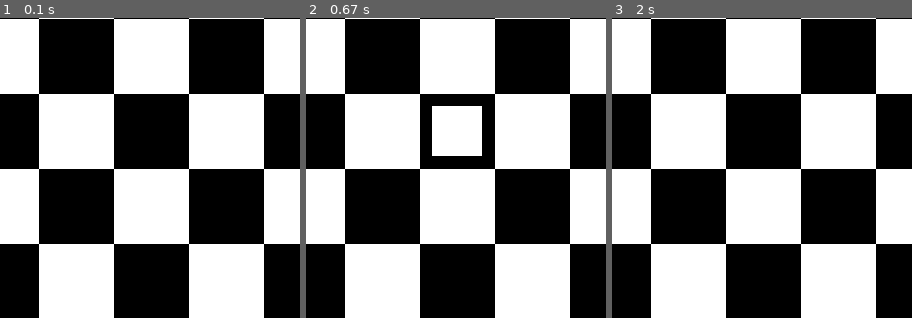
Above: before the commit, frames 1-3 (left to right).
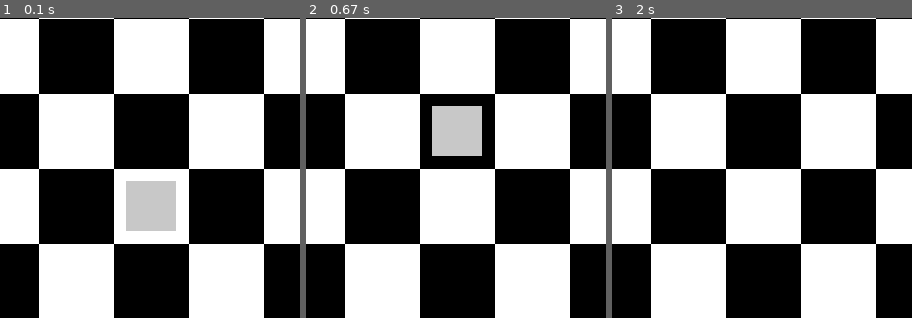
Above: after the commit, the same moments.

Repository: deanmacdonald/chess
Game: pygame game, started from main.py
Same seed, same stepped clock (60 frames per second), same inputs: the game is played once before the commit and once after it.
Inputs:
- Up to frame 1 (0.1 s): no input
- Up to frame 2 (0.67 s): tap Space at 0.33 s
- Up to frame 3 (2 s): tap Space at 0.73, 1.03 s
The pictures show only the part of the screen within x 31-81%, y 50-100%; the shares and areas given below are measured in that part.

The runs differ from the first frame. In frame 1, 2.8% of the frame differs, in the area x 42-59%, y 54-71%; in frame 2, 2.8%; in frame 3, nothing differs.

Commit message:
Initial commit of chess_app

Diff:
--- a/game.py
+++ b/game.py
@@ -1,11 +1,18 @@
 import pygame
 import random
+import os
+from dotenv import load_dotenv
+
+# Load environment variables
+load_dotenv()
+print(os.getenv("XDG_RUNTIME_DIR"))
 
 # Initialize Pygame
 pygame.init()
 
 # Constants
 WIDTH, HEIGHT = 600, 600
+SQUARE_SIZE = WIDTH // 8
 WHITE = (255, 255, 255)
 BLACK = (0, 0, 0)
 
@@ -13,11 +20,11 @@
 screen = pygame.display.set_mode((WIDTH, HEIGHT))
 pygame.display.set_caption("Chess Game")
 
-# Load Assets (Replace with your actual piece images)
+# Load Assets (Placeholder: Replace with actual piece images)
 pawn_img = pygame.Surface((50, 50))
-pawn_img.fill(WHITE)
+pawn_img.fill((200, 200, 200))
 
-# Chess Board
+# Chess Board Initialization
 board = [[None] * 8 for _ in range(8)]
 board[6][4] = "pawn"  # Example placement (White Pawn at e2)
 
@@ -26,13 +33,15 @@
     for row in range(8):
         for col in range(8):
             color = WHITE if (row + col) % 2 == 0 else BLACK
-            pygame.draw.rect(screen, color, (col * 75, row * 75, 75, 75))
+            pygame.draw.rect(screen, color, (col * SQUARE_SIZE, row * SQUARE_SIZE, SQUARE_SIZE, SQUARE_SIZE))
+
+            # Draw pieces
             if board[row][col] == "pawn":
-                screen.blit(pawn_img, (col * 75 + 12, row * 75 + 12))
+                screen.blit(pawn_img, (col * SQUARE_SIZE + 12, row * SQUARE_SIZE + 12))
 
-# AI Random Move (Basic)
+# AI Random Move Function
 def ai_move():
-    moves = [(6, 4, 5, 4)]  # Example moves (pawn forward)
+    moves = [(6, 4, 5, 4), (6, 3, 5, 3)]  # Pawn moving forward
     move = random.choice(moves)
     board[move[2]][move[3]] = board[move[0]][move[1]]
     board[move[0]][move[1]] = None
--- a/game_history.py
+++ /dev/null
@@ -1,9 +0,0 @@
-import json
-
-def save_game(history, filename="game_history.json"):
-    with open(filename, "w") as f:
-        json.dump(history, f)
-
-def load_game(filename="game_history.json"):
-    with open(filename, "r") as f:
-        return json.load(f)
--- /dev/null
+++ b/gui.py
@@ -0,0 +1,31 @@
+import sys
+from PyQt5.QtWidgets import QApplication, QWidget, QGridLayout, QLabel
+from PyQt5.QtGui import QPalette
+
+class ChessBoard(QWidget):
+    def __init__(self):
+        super().__init__()
+        self.initUI()
+
+    def initUI(self):
+        self.setWindowTitle("Chess Game")
+        self.setFixedSize(400, 400)
+
+        layout = QGridLayout()
+        for row in range(8):
+            for col in range(8):
+                square = QLabel()
+                square.setAutoFillBackground(True)
+                color = QPalette.ColorRole.Window
+                palette = square.palette()
+                palette.setColor(QPalette.Window,
+                                 "white" if (row + col) % 2 == 0 else "black")
+                square.setPalette(palette)
+                layout.addWidget(square, row, col)
+
+        self.setLayout(layout)
+
+app = QApplication(sys.argv)
+window = ChessBoard()
+window.show()
+sys.exit(app.exec_())
--- /dev/null
+++ b/pygame_gui.py
@@ -0,0 +1,35 @@
+import pygame
+
+# Initialize pygame
+pygame.init()
+
+# Set up display
+WIDTH, HEIGHT = 400, 400
+ROWS = 8
+COLS = 8
+SQUARE_SIZE = WIDTH // COLS
+WIN = pygame.display.set_mode((WIDTH, HEIGHT))
+pygame.display.set_caption("Chess Game")
+
+# Colors
+WHITE = (255, 255, 255)
+BLACK = (0, 0, 0)
+
+# Draw the chessboard
+def draw_board():
+    for row in range(ROWS):
+        for col in range(COLS):
+            color = WHITE if (row + col) % 2 == 0 else BLACK
+            pygame.draw.rect(WIN, color, (col*SQUARE_SIZE, row*SQUARE_SIZE, SQUARE_SIZE, SQUARE_SIZE))
+
+# Main loop
+running = True
+while running:
+    for event in pygame.event.get():
+        if event.type == pygame.QUIT:
+            running = False
+
+    draw_board()
+    pygame.display.flip()
+
+pygame.quit()
Not shown, added: pygame-ce
Not shown, added: .env
